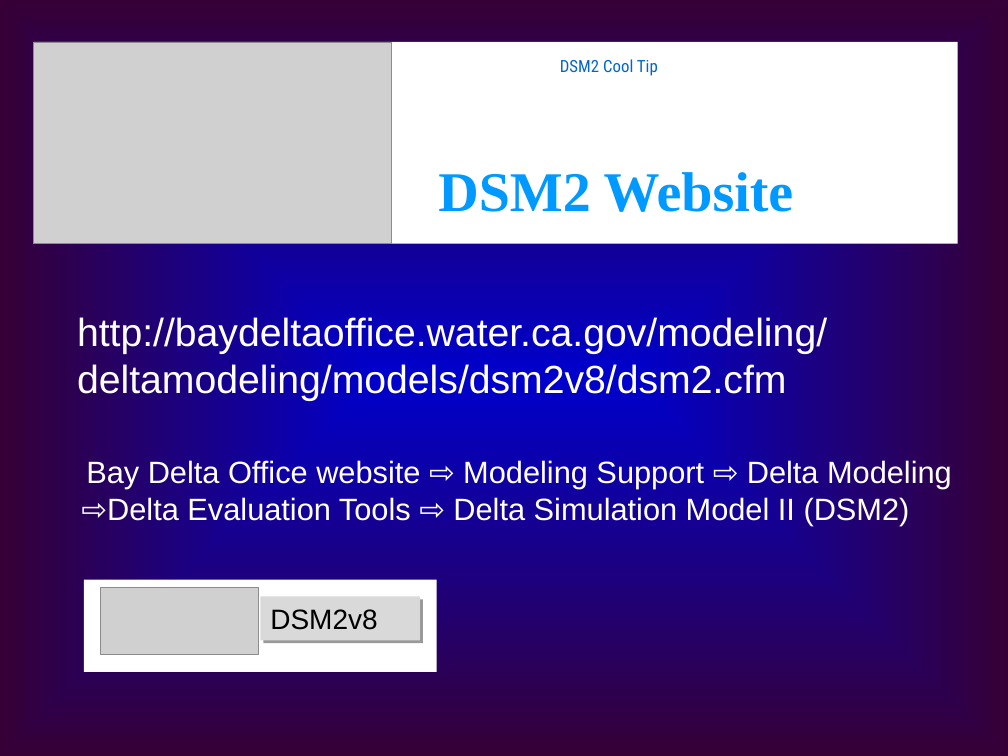
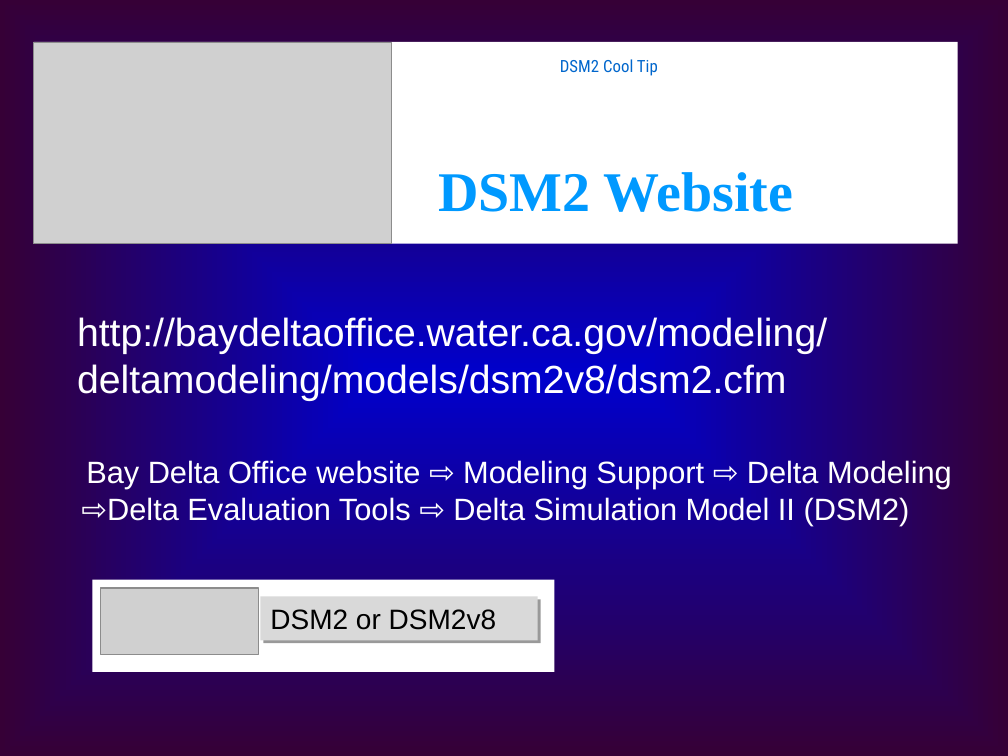
Before and after one commit to CADWRDeltaModeling/dsm2, a slide deck: slide 1 of dsm2/presentations/cool_tips/Cool Tips.ppt. Drawn at 1008x756 pixels with LibreOffice and Linux fonts; fonts in the diff are those of the drawing; grey boxes stand for pictures. Boxes give left, top, right and bottom in pixels: in the first picture for what was removed or moved away, otherwise in the second. Text is boxed around its words. In the diff, an @@ line names an element or a change of style, - is before the commit and + after.

```diff
--- a/dsm2/presentations/cool_tips/Cool Tips.ppt
+++ b/dsm2/presentations/cool_tips/Cool Tips.ppt
@@ rectangle: place and size @@
-rectangle at box(84, 580, 436, 672)
+rectangle at box(93, 580, 554, 672)
@@ rectangle "DSM2 or DSM2v8": place and size @@
-rectangle "DSM2 or DSM2v8" at box(260, 597, 419, 641)
+rectangle "DSM2 or DSM2v8" at box(260, 597, 537, 641)
@@ text in rectangle at box(273, 609, 497, 630): text changed @@
-DSM2v8
+DSM2 or DSM2v8
```
Also in this commit, not shown: 1 slide added.
